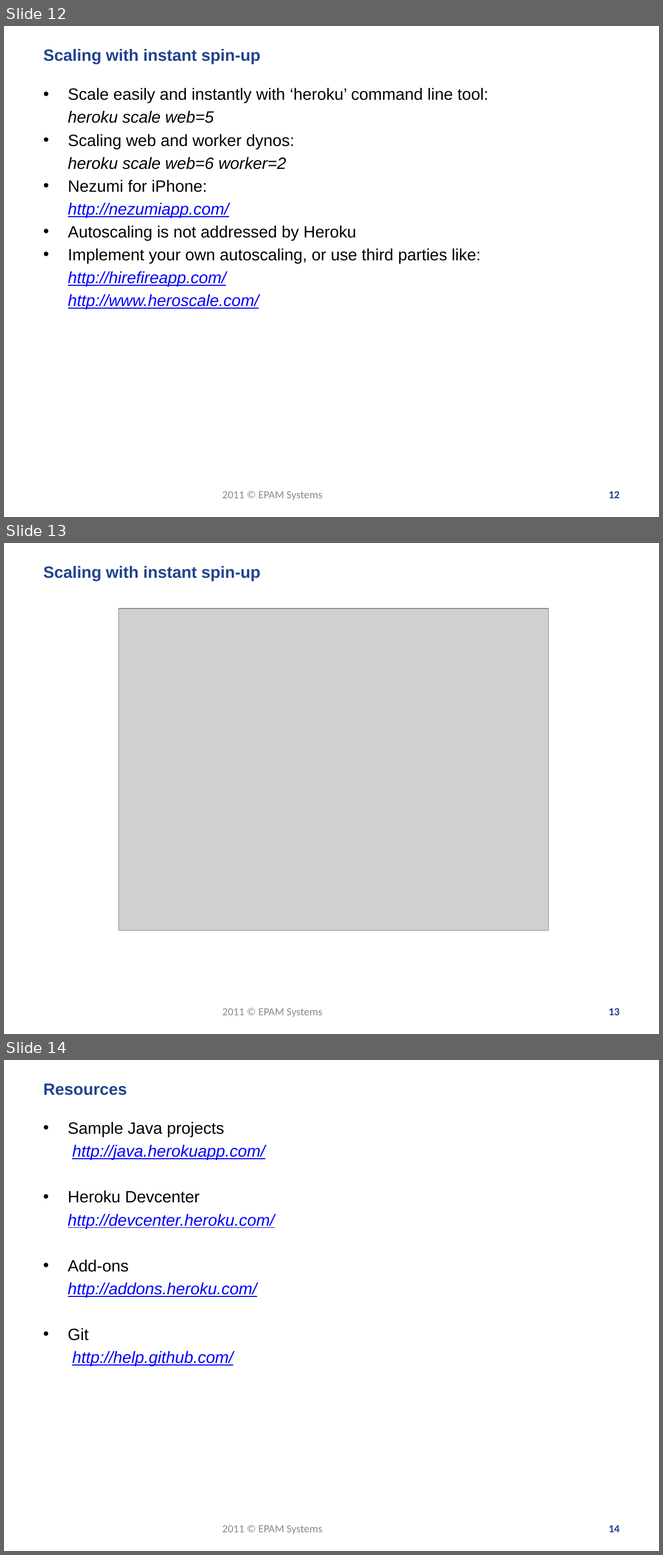
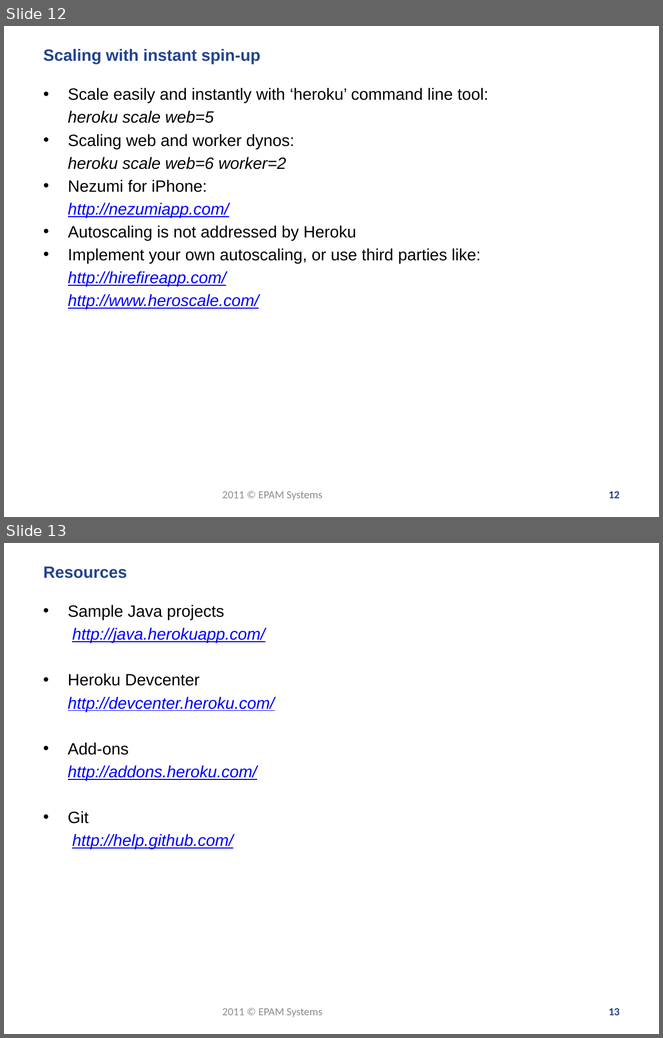
Before and after one commit to zgorbe/Heroku-HelloWorld, a slide deck: Heroku - meetup.pptx. Shown one above the other, each under a label of ours: slides 12, 13 and 14 before the commit, slides 12 and 13 after it. The pictures are 663x1555 and 663x1038 pixels, drawn with LibreOffice and Linux fonts; fonts in the diff are those of the drawing; grey boxes stand for pictures; background and template pictures are left out. Boxes give left, top, right and bottom in pixels: in the first picture for what was removed or moved away, otherwise in the second. Text is boxed around its words. In the diff, an @@ line names an element or a change of style, - is before the commit and + after.

```diff
--- a/Heroku - meetup.pptx
+++ b/Heroku - meetup.pptx
@@ slide 13 removed at (4,543,659,1034), background #FFFFFF @@
@@ title removed at (44,566,261,581) @@
-Scaling with instant spin-up
@@ picture removed at (118,609,548,931) @@
@@ text removed at (222,1008,323,1018) @@
-2011 © EPAM Systems
@@ page number removed at (609,1008,620,1016) @@
-13
@@ what was slide 14 is now slide 13 @@
@@ page number at (609,1008,620,1016): text changed @@
-14
+13
```
Also in this commit, not shown: 2 slides changed, 1 other file.
